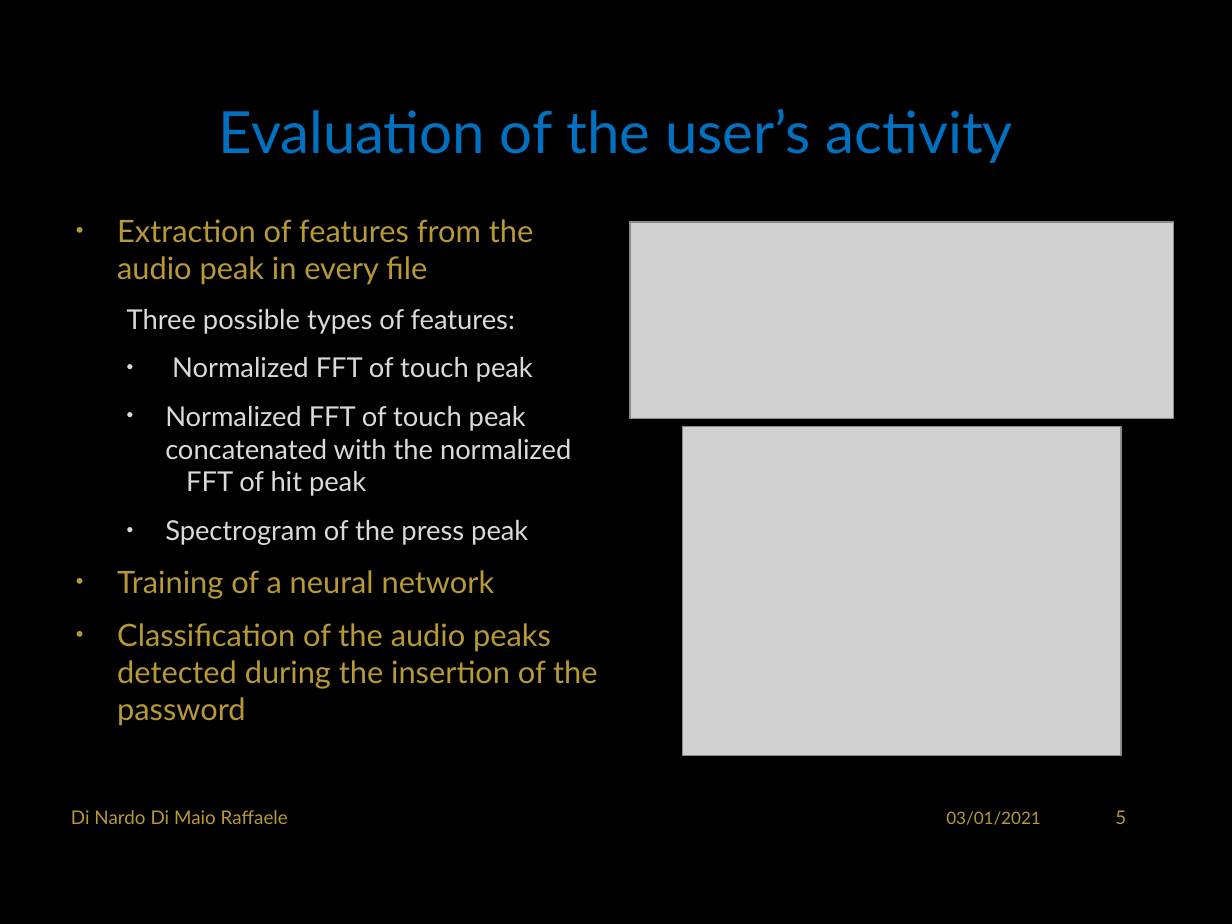
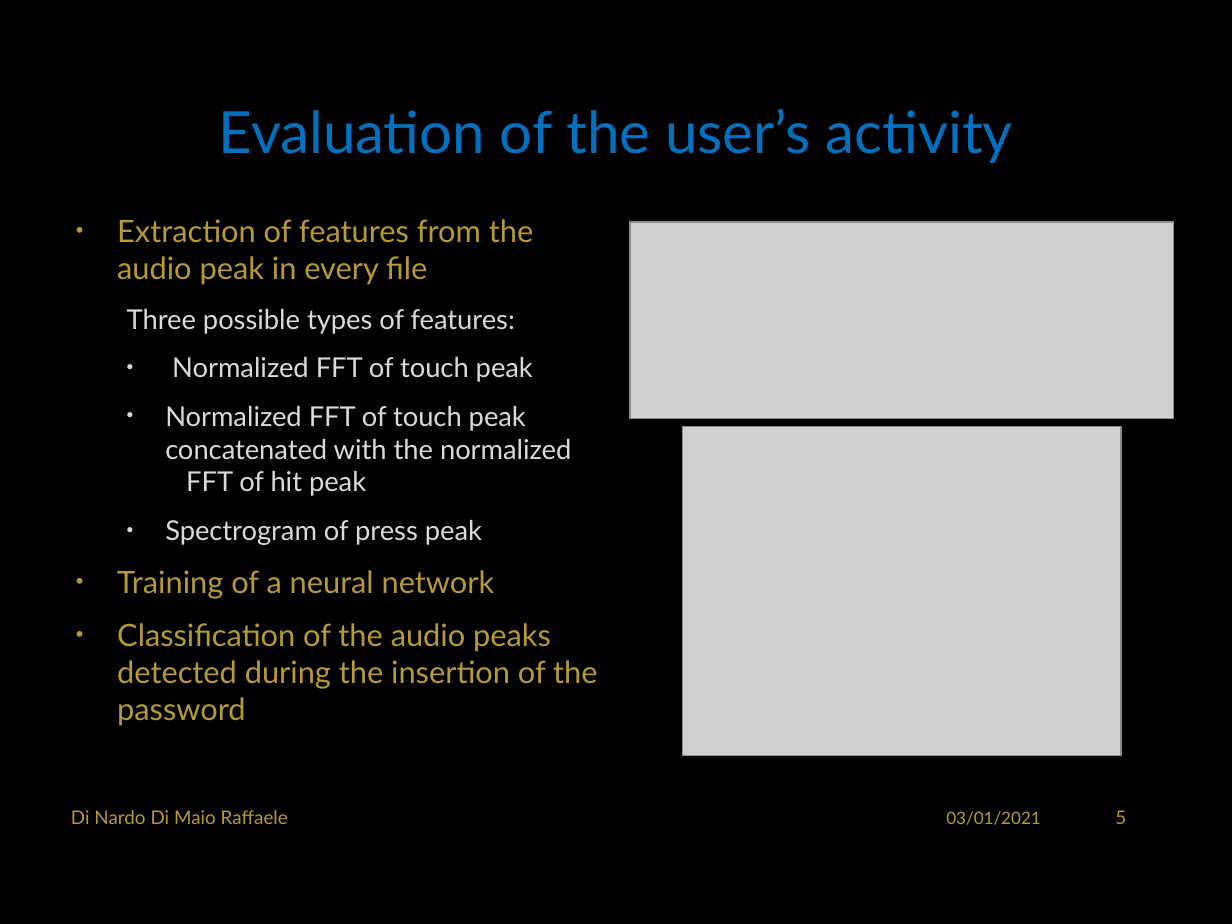
Before and after one commit to RaffaDNDM/AcCAPPCHA, a slide deck: slide 6 of Thesis/AcCAPPCHA.pptx. Drawn at 1232x924 pixels with LibreOffice and Linux fonts; fonts in the diff are those of the drawing; grey boxes stand for pictures; background and template pictures are left out. Boxes give left, top, right and bottom in pixels: in the first picture for what was removed or moved away, otherwise in the second. Text is boxed around its words. In the diff, an @@ line names an element or a change of style, - is before the commit and + after.

```diff
--- a/Thesis/AcCAPPCHA.pptx
+++ b/Thesis/AcCAPPCHA.pptx
@@ text at box(165, 520, 482, 545): text changed @@
-  • Spectrogram of the press peak
+  • Spectrogram of press peak
```
Also in this commit, not shown: 1 other slide changed.
